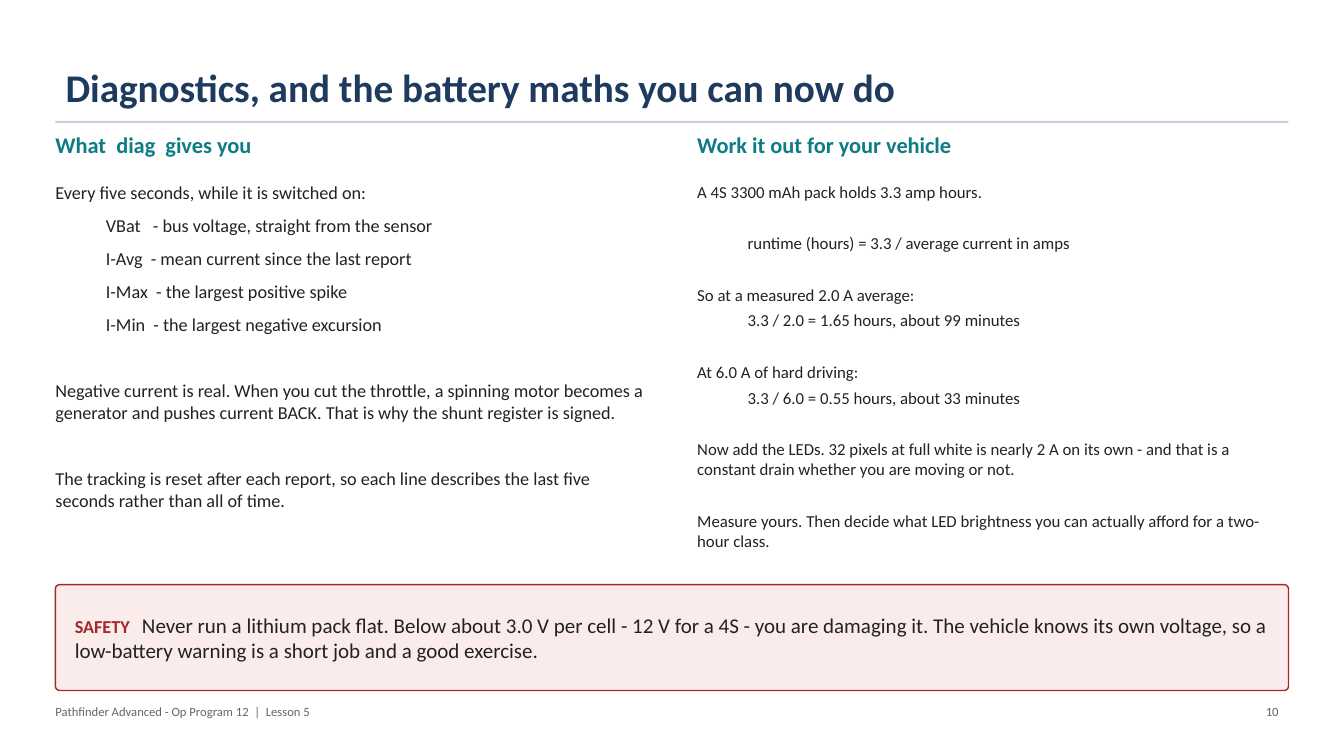
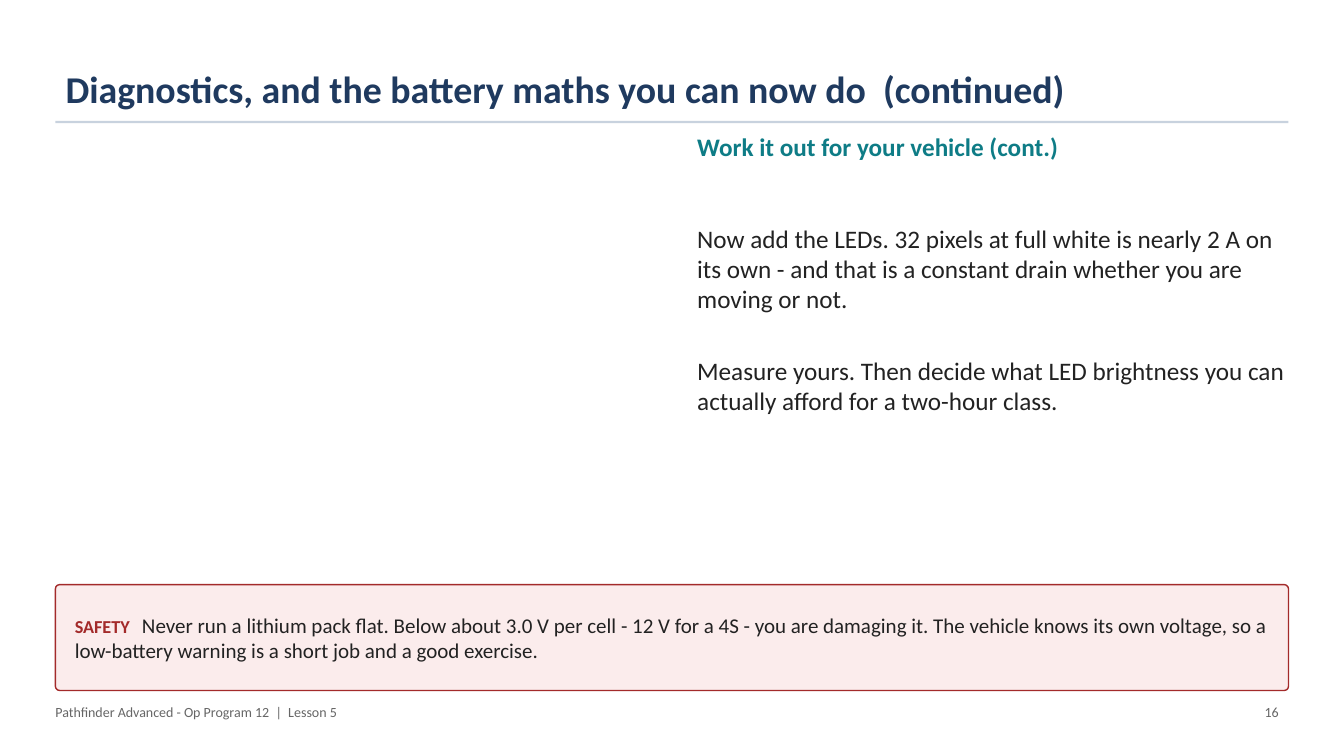
Before and after one commit to PorpoiseRobotics/porpoise-robotics, a slide deck: slide 17 of ground-vehicle/docs/courses/advanced/l5_sensors_and_self_test.pptx (slide 11 before the commit). Drawn at 1344x756 pixels with LibreOffice and Linux fonts; fonts in the diff are those of the drawing. Boxes give left, top, right and bottom in pixels: in the first picture for what was removed or moved away, otherwise in the second. Text is boxed around its words. In the diff, an @@ line names an element or a change of style, - is before the commit and + after.

```diff
--- a/ground-vehicle/docs/courses/advanced/l5_sensors_and_self_test.pptx
+++ b/ground-vehicle/docs/courses/advanced/l5_sensors_and_self_test.pptx
@@ title at [66,75,1064,110]: text changed; size 28 to 27 pt @@
-Diagnostics, and the battery maths you can now do
+Diagnostics, and the battery maths you can now do (continued)
@@ text removed at [55,137,251,157] @@
-What diag gives you
@@ text at [697,137,1057,160]: text changed; size 16 to 18 pt @@
-Work it out for your vehicle
+Work it out for your vehicle (cont.)
@@ text removed at [55,186,643,507] @@
-Every five seconds, while it is switched on:
-  VBat - bus voltage, straight from the sensor
-  I-Avg - mean current since the last report
-  I-Max - the largest positive spike
-  I-Min - the largest negative excursion
-Negative current is real. When you cut the throttle, a spinning motor becomes a generator and pushes current BACK. That is why the shunt register is signed.
-The tracking is reset after each report, so each line describes the last five seconds rather than all of time.
@@ text at [697,186,1070,406]: paragraphs removed @@
-A 4S 3300 mAh pack holds 3.3 amp hours.
-  runtime (hours) = 3.3 / average current in amps
-So at a measured 2.0 A average:
-  3.3 / 2.0 = 1.65 hours, about 99 minutes
-At 6.0 A of hard driving:
-  3.3 / 6.0 = 0.55 hours, about 33 minutes
@@ text "Now add the LEDs. 32 ...": place and size @@
-text "Now add the LEDs. 32 ..." at [697,186,1259,547]
+text "Now add the LEDs. 32 ..." at [697,230,1284,414]
@@ text "Now add the LEDs. 32 ..." at [697,230,1284,414]: size 12 to 18 pt @@
@@ text "Pathfinder Advanced - Op Program ..." at [55,707,337,720]: size 9 to 10 pt @@
@@ text at [1265,707,1279,717]: text changed; size 9 to 10 pt @@
-10
+16
```
Also in this commit, not shown: 14 other slides changed, 10 slides added, 17 other files.
